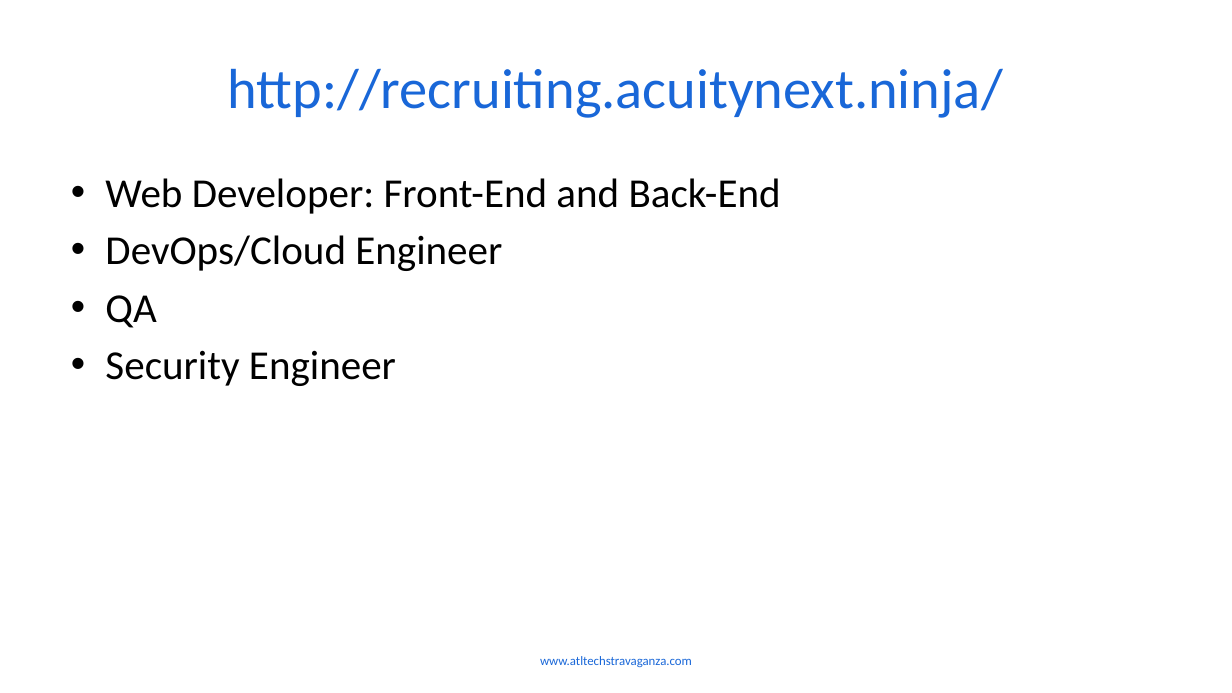
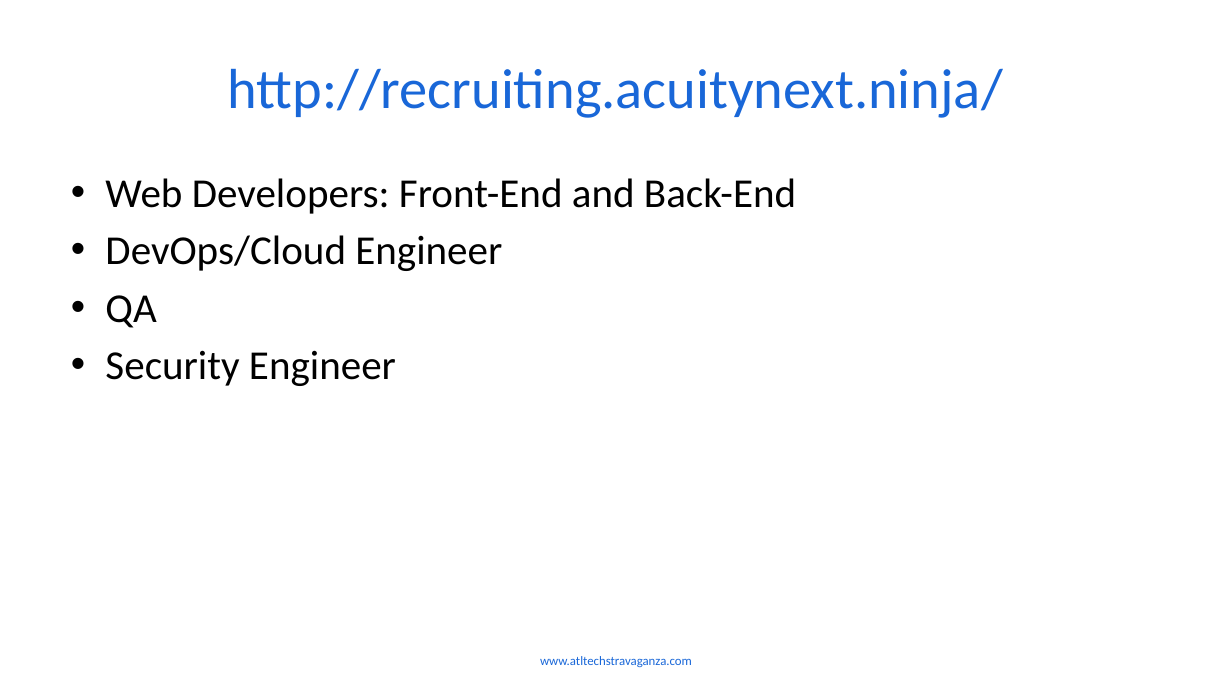
Before and after one commit to Falconwmua/ITProCampJax, a slide deck: slide 10 of ARMTemplate/ARMTemplatesATS.pptx. Drawn at 1232x693 pixels with LibreOffice and Linux fonts; fonts in the diff are those of the drawing; background and template pictures are left out. Boxes give left, top, right and bottom in pixels: in the first picture for what was removed or moved away, otherwise in the second. Text is boxed around its words. In the diff, an @@ line names an element or a change of style, - is before the commit and + after.

Commit message:
Post presentation

```diff
--- a/ARMTemplate/ARMTemplatesATS.pptx
+++ b/ARMTemplate/ARMTemplatesATS.pptx
@@ text at box(105, 178, 796, 214): text changed @@
-• Web Developer: Front-End and Back-End
+• Web Developers: Front-End and Back-End
```
Also in this commit, not shown: 1 other file.
